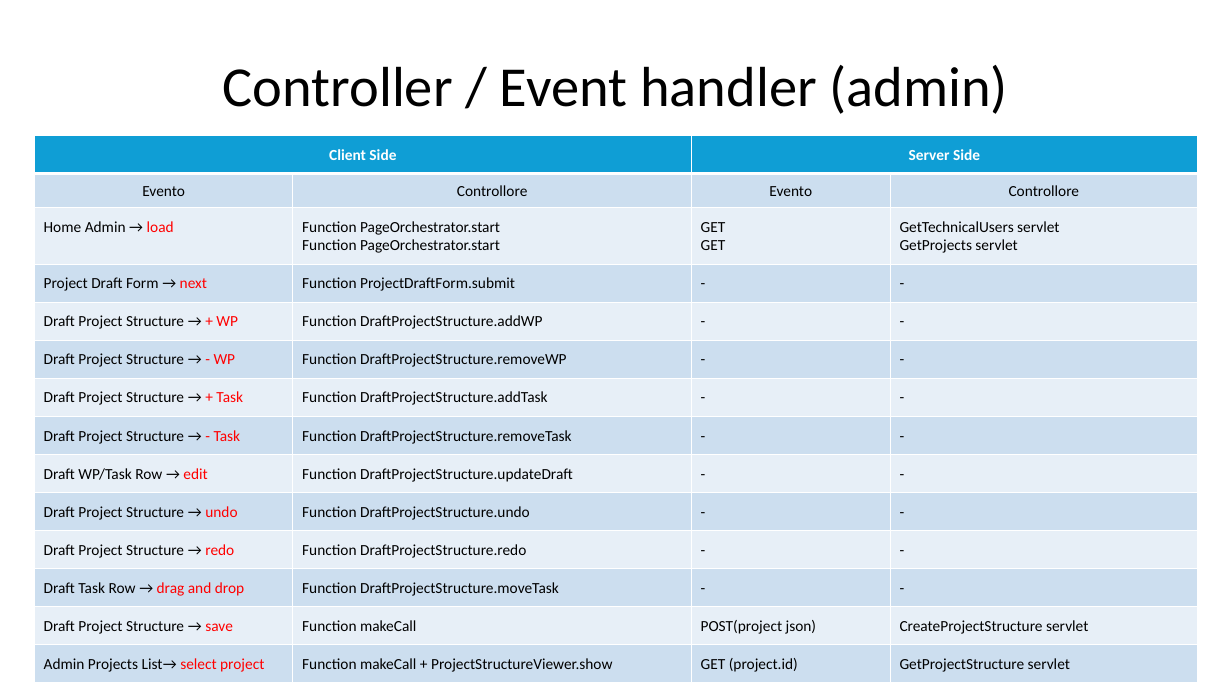
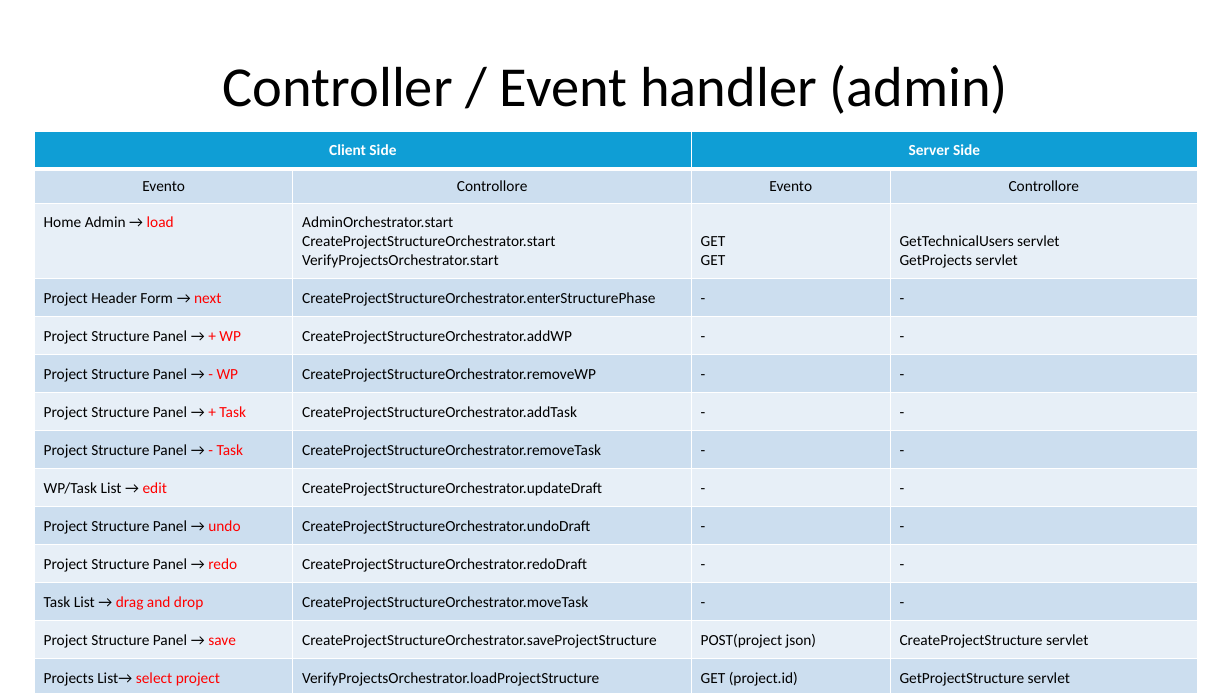
Before and after one commit to gilbertobrambilla/tiw-2026-html, a slide deck: slide 45 of docs/TIW_documentazione.pptx. Drawn at 1232x693 pixels with LibreOffice and Linux fonts; fonts in the diff are those of the drawing. Boxes give left, top, right and bottom in pixels: in the first picture for what was removed or moved away, otherwise in the second. Text is boxed around its words. In the diff, an @@ line names an element or a change of style, - is before the commit and + after.

```diff
--- a/docs/TIW_documentazione.pptx
+++ b/docs/TIW_documentazione.pptx
@@ table at box(34, 131, 1197, 693) @@
-row 3, column 2: Function PageOrchestrator.start / Function PageOrchestrator.start
+row 3, column 2: AdminOrchestrator.start CreateProjectStructureOrchestrator.start VerifyProjectsOrchestrator.start
-row 4, column 1: Project Draft Form → next
+row 4, column 1: Project Header Form → next
-row 4, column 2: Function ProjectDraftForm.submit
+row 4, column 2: CreateProjectStructureOrchestrator.enterStructurePhase
-row 5, column 1: Draft Project Structure → + WP
+row 5, column 1: Project Structure Panel → + WP
-row 5, column 2: Function DraftProjectStructure.addWP
+row 5, column 2: CreateProjectStructureOrchestrator.addWP
-row 6, column 1: Draft Project Structure → - WP
+row 6, column 1: Project Structure Panel → - WP
-row 6, column 2: Function DraftProjectStructure.removeWP
+row 6, column 2: CreateProjectStructureOrchestrator.removeWP
-row 7, column 1: Draft Project Structure → + Task
+row 7, column 1: Project Structure Panel → + Task
-row 7, column 2: Function DraftProjectStructure.addTask
+row 7, column 2: CreateProjectStructureOrchestrator.addTask
-row 8, column 1: Draft Project Structure → - Task
+row 8, column 1: Project Structure Panel → - Task
-row 8, column 2: Function DraftProjectStructure.removeTask
+row 8, column 2: CreateProjectStructureOrchestrator.removeTask
-row 9, column 1: Draft WP/Task Row → edit
+row 9, column 1: WP/Task List → edit
-row 9, column 2: Function DraftProjectStructure.updateDraft
+row 9, column 2: CreateProjectStructureOrchestrator.updateDraft
-row 10, column 1: Draft Project Structure → undo
+row 10, column 1: Project Structure Panel → undo
-row 10, column 2: Function DraftProjectStructure.undo
+row 10, column 2: CreateProjectStructureOrchestrator.undoDraft
-row 11, column 1: Draft Project Structure → redo
+row 11, column 1: Project Structure Panel → redo
-row 11, column 2: Function DraftProjectStructure.redo
+row 11, column 2: CreateProjectStructureOrchestrator.redoDraft
-row 12, column 1: Draft Task Row → drag and drop
+row 12, column 1: Task List → drag and drop
-row 12, column 2: Function DraftProjectStructure.moveTask
+row 12, column 2: CreateProjectStructureOrchestrator.moveTask
-row 13, column 1: Draft Project Structure → save
+row 13, column 1: Project Structure Panel → save
-row 13, column 2: Function makeCall
+row 13, column 2: CreateProjectStructureOrchestrator.saveProjectStructure
-row 14, column 1: Admin Projects List→ select project
+row 14, column 1: Projects List→ select project
-row 14, column 2: Function makeCall + ProjectStructureViewer.show
+row 14, column 2: VerifyProjectsOrchestrator.loadProjectStructure
@@ table: place and size @@
-table at box(34, 136, 1197, 679)
+table at box(34, 131, 1197, 693)
```
Also in this commit, not shown: 2 other slides changed.
